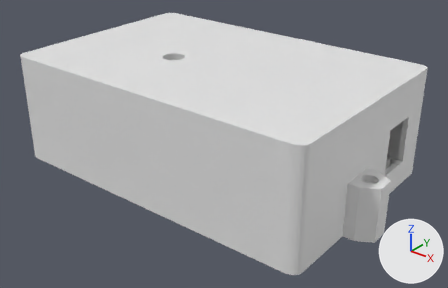
The Blender file box 1.blend as it was, and as the next commit left it.
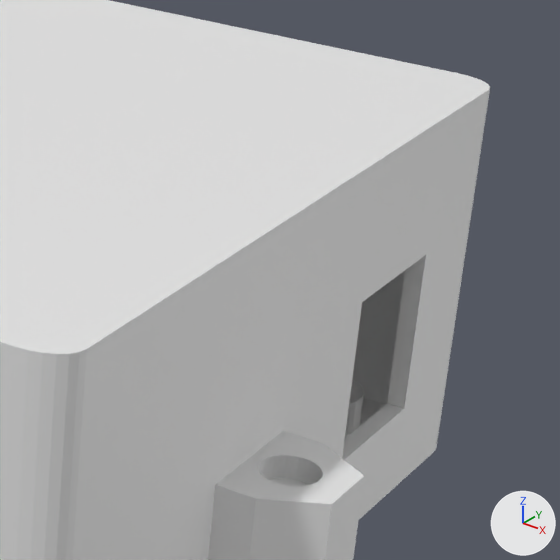
The first picture shows the older version from a 50 mm camera at (85.0, -104.0, 70.1) aimed at (3.1, -1.7, 6.7). The close-ups show both versions on the part from 64% to 100% of the width and 15% to 71% of the height of that picture; other places that the commit changed are outside them. Arrows for +X, +Y and +Z are at lower right; the lights stay in place.

Objects in the first close-up: '1 - Box Bottom', '1 - Box Top', '2 - Screw Base'.
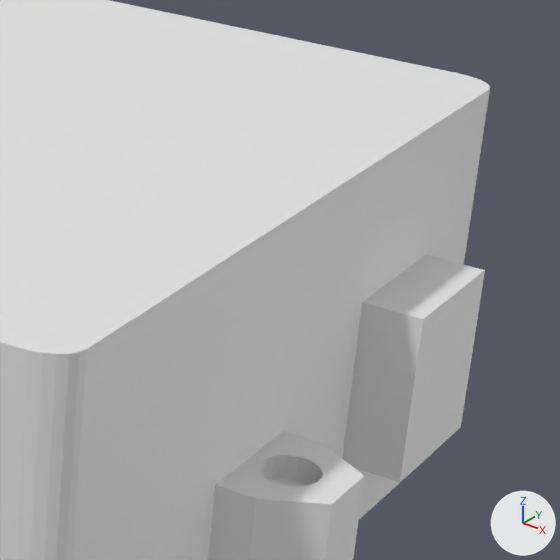
Boxes (x1, y1, x2, y2) around the edits, measured in the close-ups (560 x 560 px):
```json
{"object": "2 - DC IN", "change": "shown", "after": [342, 255, 485, 482]}
{"object": "1 - Box Bottom", "change": "unchanged, covered by the edit", "before": [342, 342, 448, 519], "after": [355, 457, 428, 519]}
```

Scene script edits in JSON lines:
```json
{"op": "remove", "block": "ob_2___dc_in", "code": "ob_2___dc_in.hide_set(True)  # its collection is switched off"}
```
